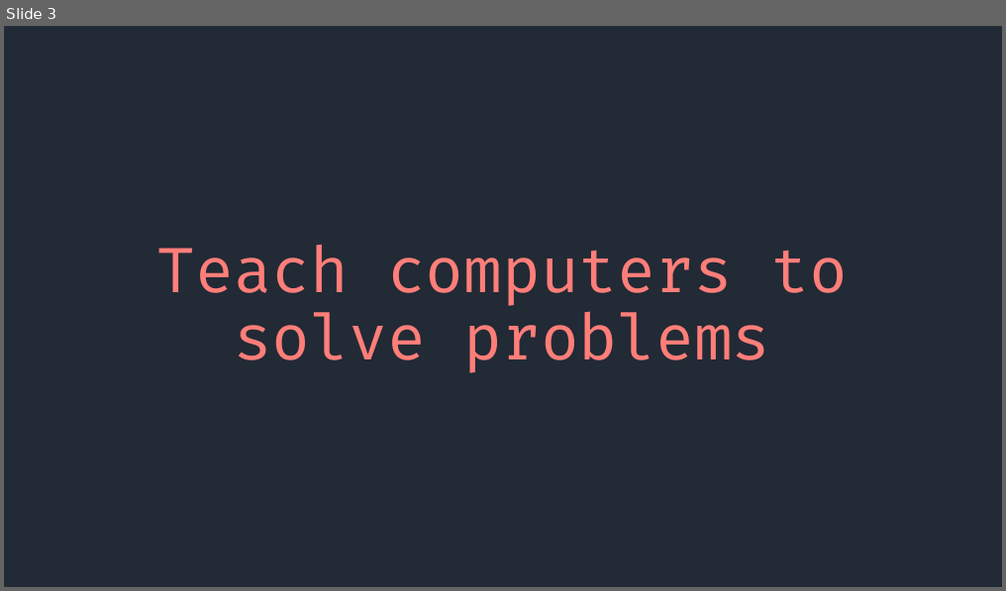
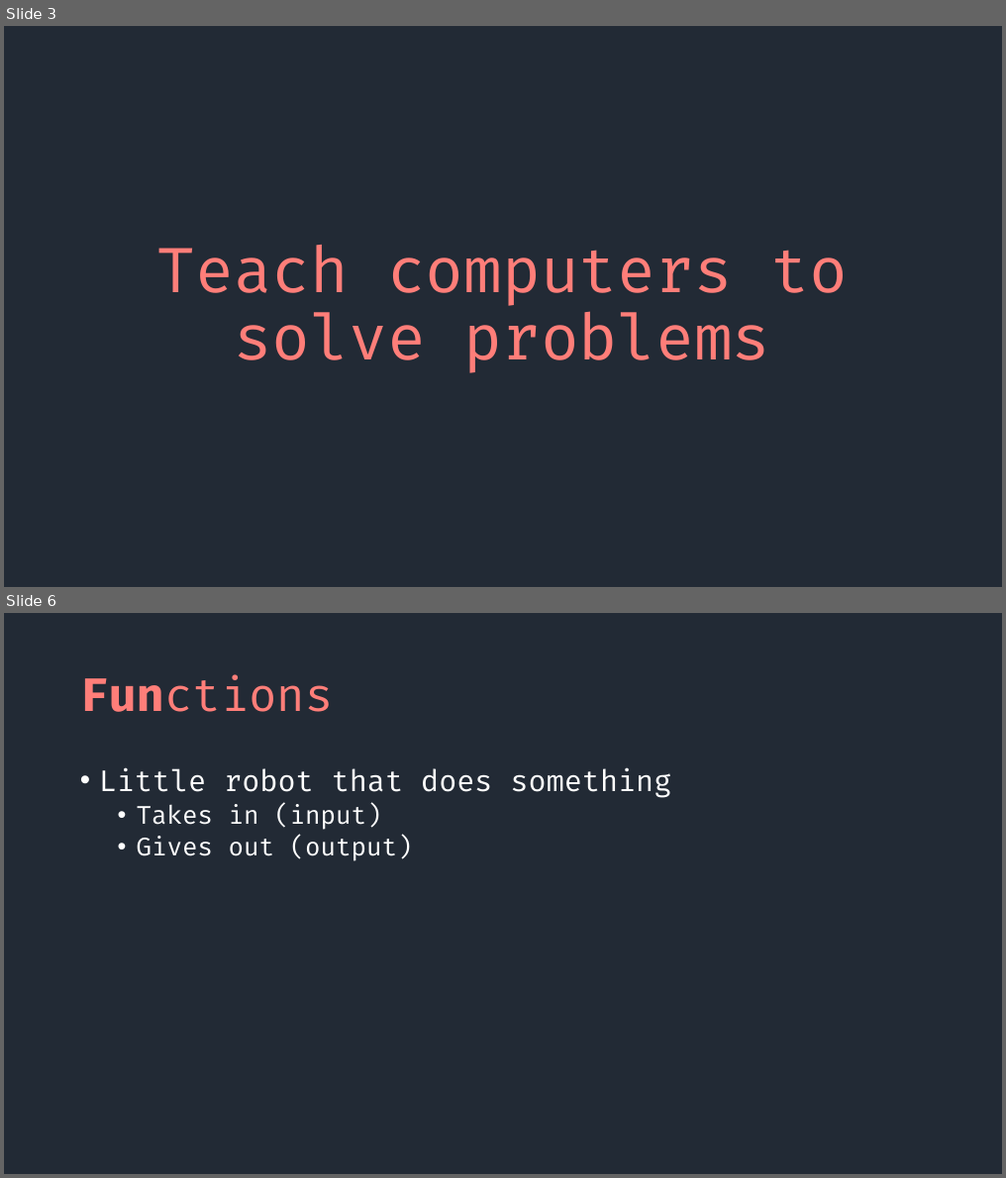
Before and after one commit to SeanMcP/college-career-day, a slide deck: presentation.pptx. Shown one above the other, each under a label of ours: slide 3 before the commit, slides 3 and 6 after it; the slides between them are not shown. The pictures are 1006x591 and 1006x1178 pixels, drawn with LibreOffice and Linux fonts; fonts in the diff are those of the drawing. Boxes give left, top, right and bottom in pixels: in the first picture for what was removed or moved away, otherwise in the second. Text is boxed around its words. In the diff, an @@ line names an element or a change of style, - is before the commit and + after.

```diff
--- a/presentation.pptx
+++ b/presentation.pptx
@@ slide 6 added at (x1=4, y1=613, x2=1002, y2=1174), background #222A35 @@
@@ title added at (x1=80, y1=674, x2=334, y2=712), 44 pt, text #FF7E79 @@
+Functions
@@ text added at (x1=99, y1=767, x2=672, y2=861), 24 pt, text #FFFFFF @@
+• Little robot that does something
+  • Takes in (input)
+  • Gives out (output)
```
Also in this commit, not shown: 9 other slides added, 1 other file.
